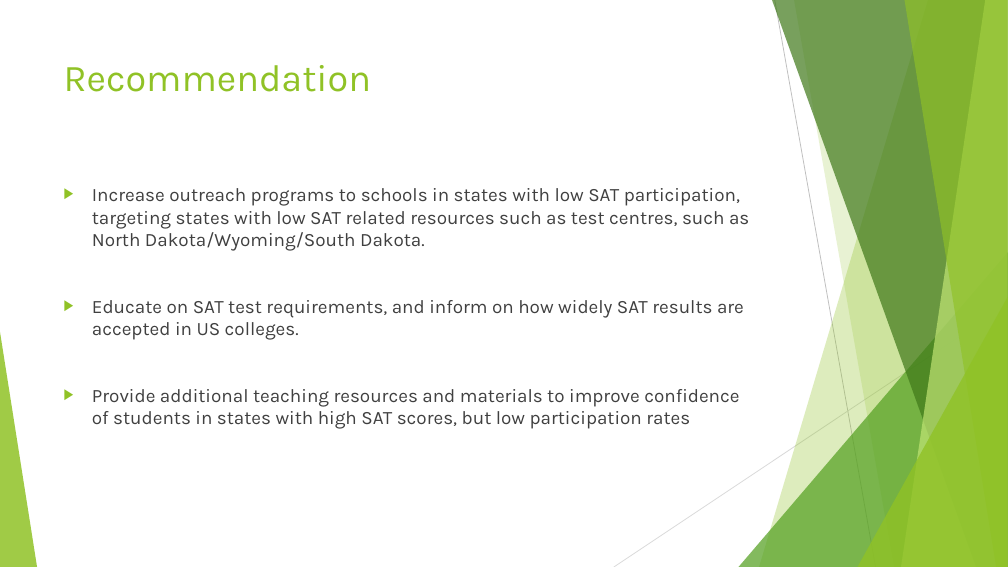
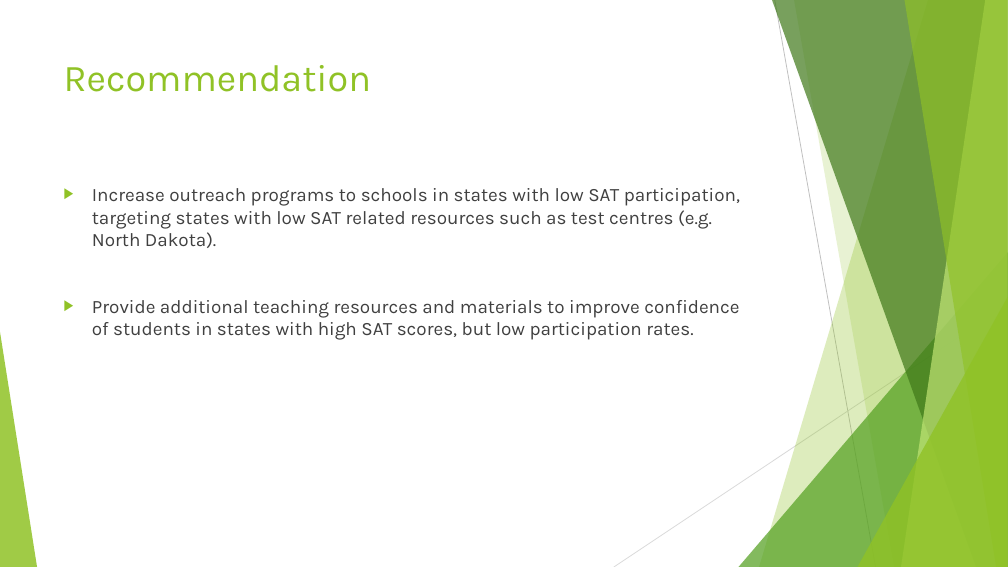
Before and after one commit to weizhe38/GA-Project-Weizhe-, a slide deck: slide 10 of Project 1/Project 1 Slides.pptx. Drawn at 1008x567 pixels with LibreOffice and Linux fonts; fonts in the diff are those of the drawing. Boxes give left, top, right and bottom in pixels: in the first picture for what was removed or moved away, otherwise in the second. Text is boxed around its words. In the diff, an @@ line names an element or a change of style, - is before the commit and + after.

```diff
--- a/Project 1/Project 1 Slides.pptx
+++ b/Project 1/Project 1 Slides.pptx
@@ text at [92,188,740,340]: text changed @@
-▶ Increase outreach programs to schools in states with low SAT participation, targeting states with low SAT related resources such as test centres, such as North Dakota/Wyoming/South Dakota.
-▶ Educate on SAT test requirements, and inform on how widely SAT results are accepted in US colleges.
-▶ Provide additional teaching resources and materials to improve confidence of students in states with high SAT scores, but low participation rates
+▶ Increase outreach programs to schools in states with low SAT participation, targeting states with low SAT related resources such as test centres (e.g. North Dakota).
+▶ Provide additional teaching resources and materials to improve confidence of students in states with high SAT scores, but low participation rates.
```
Also in this commit, not shown: 3 other slides changed.
